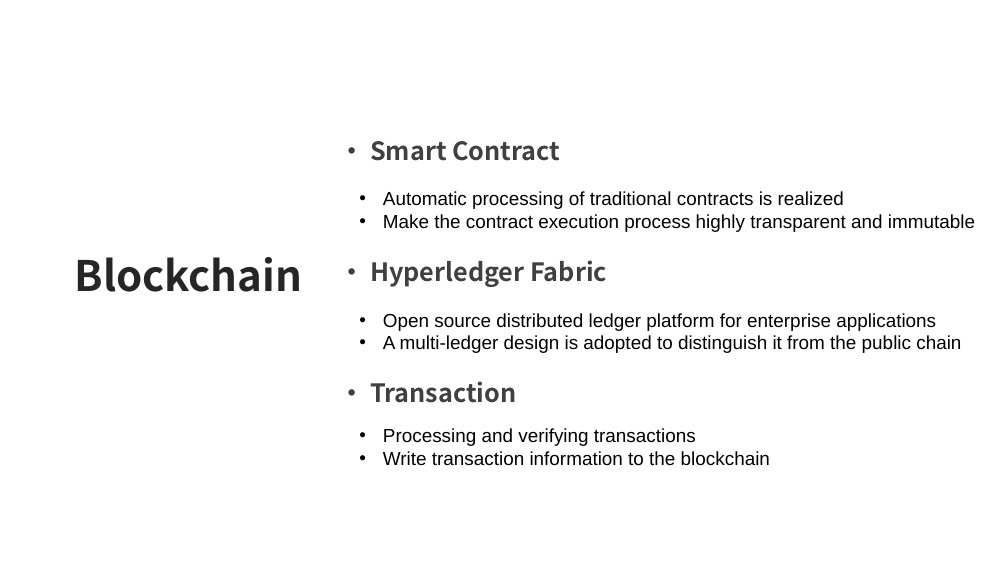
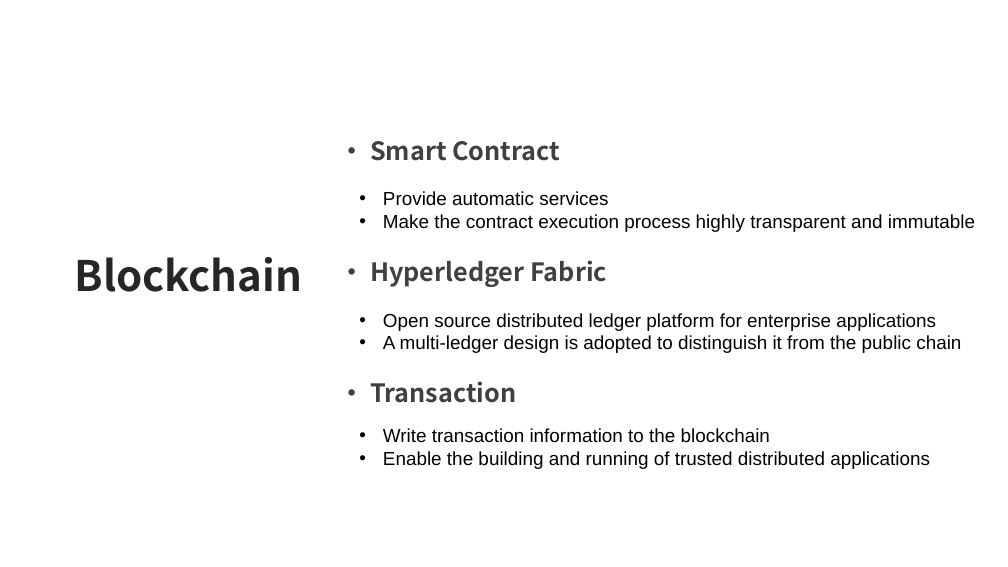
Before and after one commit to Amadeus-1048/CUHK-ECLT-5950-Project, a slide deck: slide 8 of TANG - project pre.pptx. Drawn at 1008x567 pixels with LibreOffice and Linux fonts; fonts in the diff are those of the drawing; background and template pictures are left out. Boxes give left, top, right and bottom in pixels: in the first picture for what was removed or moved away, otherwise in the second. Text is boxed around its words. In the diff, an @@ line names an element or a change of style, - is before the commit and + after.

```diff
--- a/TANG - project pre.pptx
+++ b/TANG - project pre.pptx
@@ text at (x1=383, y1=191, x2=608, y2=206): text changed @@
-• Automatic processing of traditional contracts is realized
+• Provide automatic services
@@ text at (x1=383, y1=428, x2=696, y2=446): paragraph removed @@
-• Processing and verifying transactions
@@ text at (x1=383, y1=451, x2=930, y2=469): paragraph added @@
+• Enable the building and running of trusted distributed applications
```
Also in this commit, not shown: 1 other slide changed.
